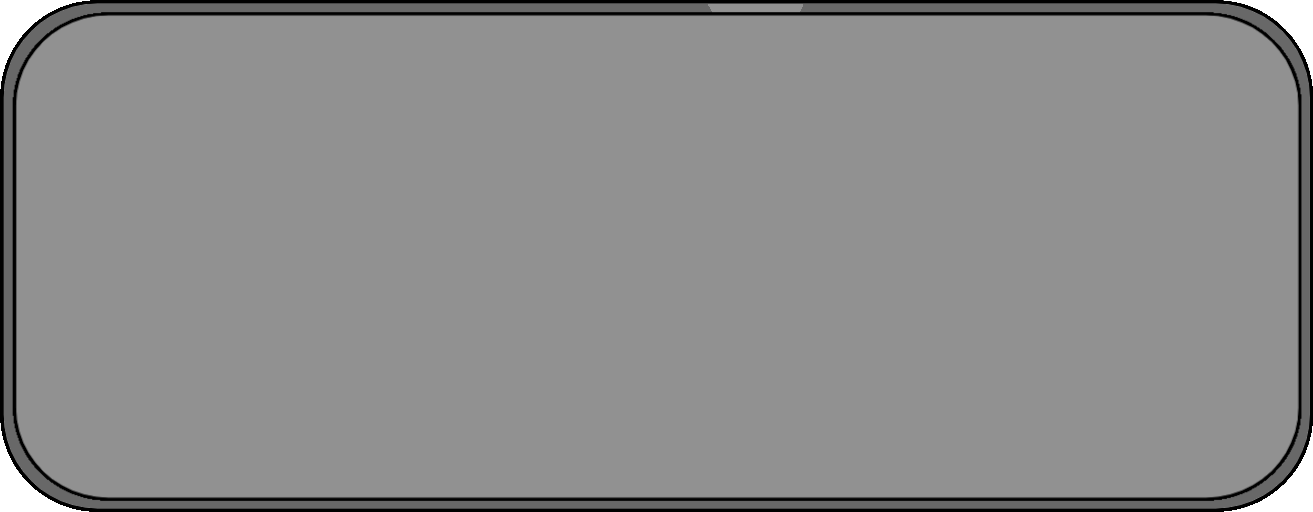
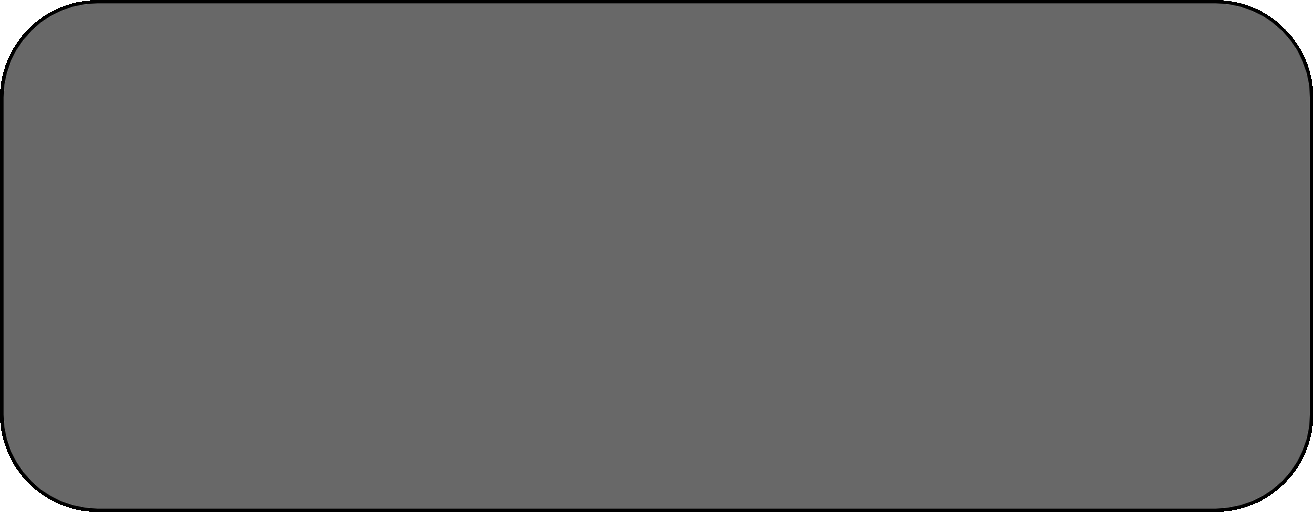
Layered file, before and after one edit (w=1313, h=512). Changes by layer:
hid "Geplakte laag" over [12, 11, 1302, 501]
painted on "Geplakte laag #1" over [708, 4, 803, 68]
